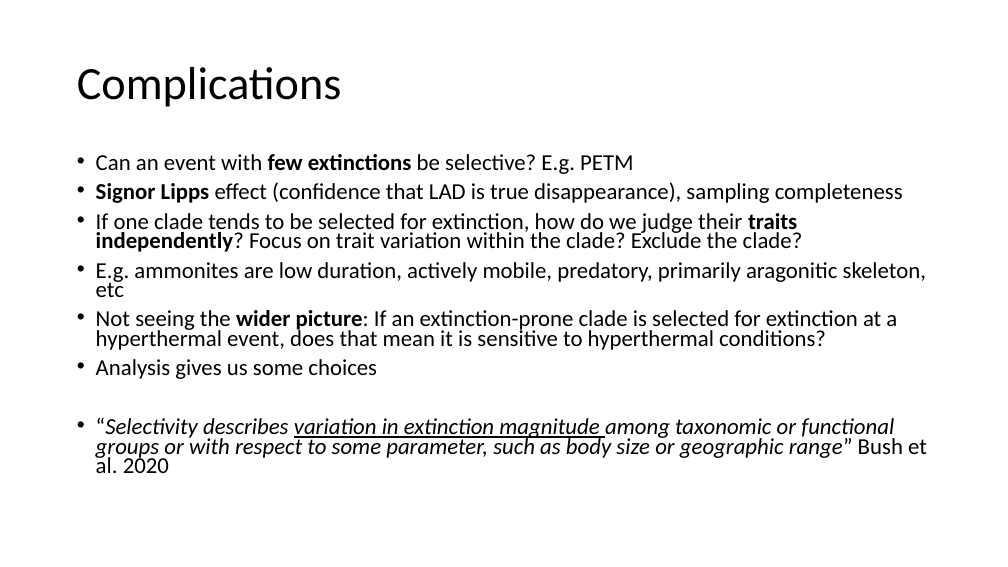
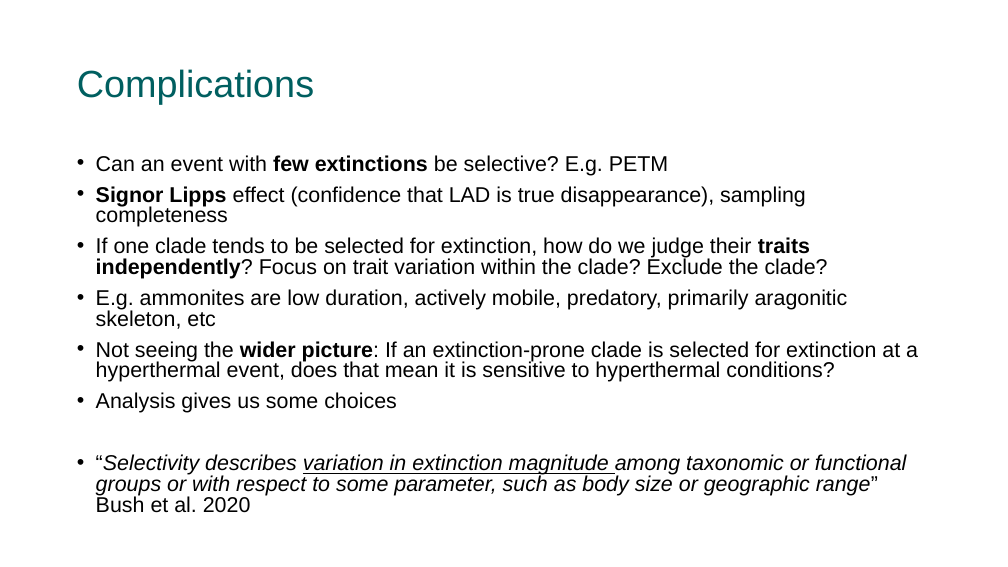
Before and after one commit to FAU-Paleo/apw_2022, a slide deck: slide 16 of docs/slides/5_global_div/Extinction_selectivity_and_logistic_regression.pptx. Drawn at 1008x567 pixels with LibreOffice and Linux fonts; fonts in the diff are those of the drawing. Boxes give left, top, right and bottom in pixels: in the first picture for what was removed or moved away, otherwise in the second. Text is boxed around its words. In the diff, an @@ line names an element or a change of style, - is before the commit and + after.

```diff
--- a/docs/slides/5_global_div/Extinction_selectivity_and_logistic_regression.pptx
+++ b/docs/slides/5_global_div/Extinction_selectivity_and_logistic_regression.pptx
@@ title "Complications" at (x1=77, y1=69, x2=314, y2=104): size 44 to 36 pt, font Calibri to Arial, text colour #000000 to #005F60 @@
@@ text "Can an event with few ..." at (x1=96, y1=155, x2=918, y2=513): size 21.7 to 20.4 pt, font Calibri to Arial; line spacing 0.7 to 0.8 @@
```
Also in this commit, not shown: 21 other slides changed.
